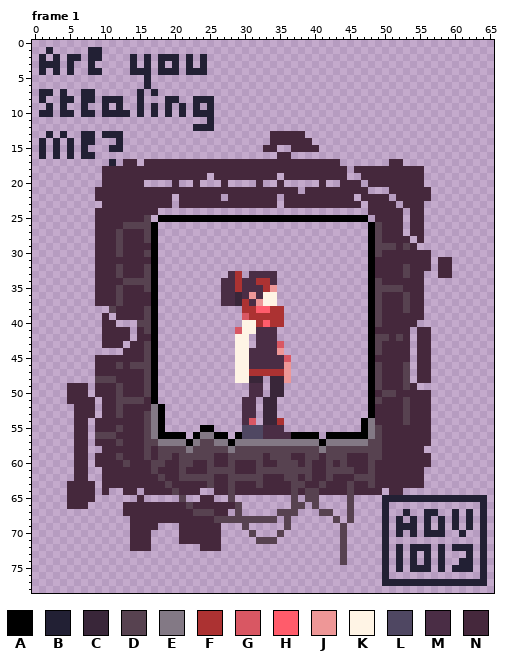
One commit to this animated GIF sprite: landing.gif. Above: the version before the commit.
The file is 264x316 pixels, drawn in blocks of 4x4; one block is one cell here. Colours within 5 levels of each other are drawn and written as one. Shown: frame 1. The commit also changed other frames, which this record leaves out.
Palette (. is transparent): A #000000  B #222034  C #392639  D #574250  E #837985  F #ac3232  G #d95763  H #ff5c6b  J #ee9797  K #fff4e5  L #4f4762  M #4a2d45  N #45283c
Pixels before, frame 1 (only the part around the change), first column x 19:
28 .............................AD
29 .............................AD
30 .............................AD
31 .............................AN
32 .............................AN
33 .........MF.MMMM.............AN
34 ........MMFMMFFM.............AD
35 ........MMFMMMFJ.............AD
36 ........MMCMJMKK.............AD
37 ........MMCFMJKK.............AD
38 ...........FFHHFF............AD
39 ...........GFFFFF............AD
40 ...........KKFHFF............AD
41 ..........GKKMMM.............AN
42 ..........KK.MMM.............AD
43 ..........KK.MMMG............AD
44 ..........KKMMMMJ............AD
45 ..........KKMMMMMG...........AN
46 ..........KKMMMMMJ...........AD
47 ..........KKFFFFFJ...........AD
48 ..........KKCC.CCJ...........AD
49 ............MM.CC............AD
50 ............MM.CC............AN
51 ...........MM.CC.............AD
52 ...........MM.CC.............AN
53 ...........MM.CC.............AN
54 ...........MG.CCF...........AEN
55 .....AA....LLLMMM...........AED
After the commit:
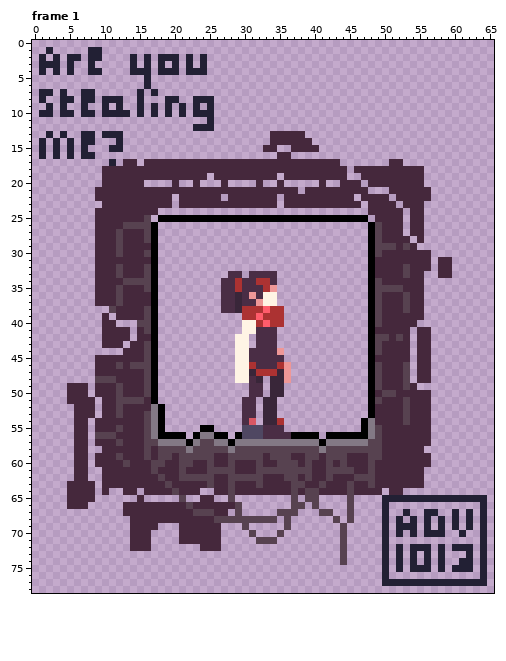
Edits made:
Frame 1:
y 33: x 29 F -> M
y 37: x 30 F -> M
y 38: x 27..29 ... -> MMC; x 32 H -> F
y 39: x 30 G -> F; x 32 F -> H
y 41: x 29 G -> .
y 43: x 35 G -> .
y 45: x 36 G -> .
y 46: x 31 M -> F; x 35 M -> F
y 47: x 31 F -> C; x 35 F -> C
y 48: x 31 C -> M
Changed places in both pictures, as pixel boxes (x1, y1, x2, y2):
changed: (221, 271, 291, 383)
